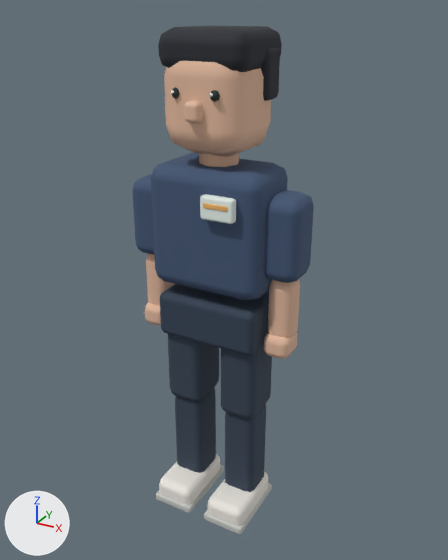
Renders of the glTF model public/models/participant-navy.glb from each side of a commit.
Rendered twice from a 50 mm camera at (1.009, -1.786, 0.952) aimed at (0.01, 0.032, 0.043). The lights are fixed; the arrows at lower left show +X, +Y and +Z. The picture after the commit comes second. Vertices at exactly the same position are counted once.

The older version as bpy lines, for what is in view:
```python
me_mesh_0 = bpy.data.meshes.new('Mesh_0')
me_mesh_0.from_pydata(...)  # 1360 vertices, 2608 faces; spans x -0.33..0.33, y -0.18..0.18, z -0.91..0.9
me_mesh_0.materials.append(mat_material_0)
ob_mesh_0 = bpy.data.objects.new('Mesh_0', me_mesh_0)
ob_mesh_0.location = (0.0, 0.0, 0.0)
```
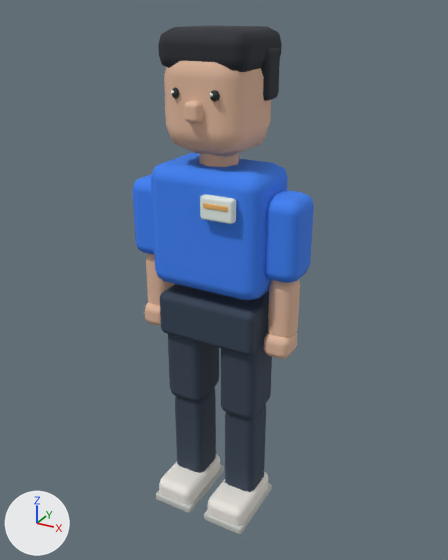
Location of each change, (x1, y1, x2, y2) in pixels of the pictures (448 x 560 px):
part 1 of me_mesh_0, recoloured (dark blue to blue)
    both: (133, 153, 314, 300)

What changed in the scene script:
```text
Change me_mesh_0:
    where me_mesh_0.from_pydata(...)  # 1360 vertices, 2608 faces; spans x -0.33..0.33, y -0.18..0.18, z -0.91..0.9
    used by ob_mesh_0; location = (0.0, 0.0, 0.0)
    me_mesh_0 part 1: 324 faces centred in x -0.33..0.33, y -0.12..0.15, z 0.04..0.48 are repainted in the vertex colours; the middle colour goes from dark blue #425675 to blue #3b82f6
```
